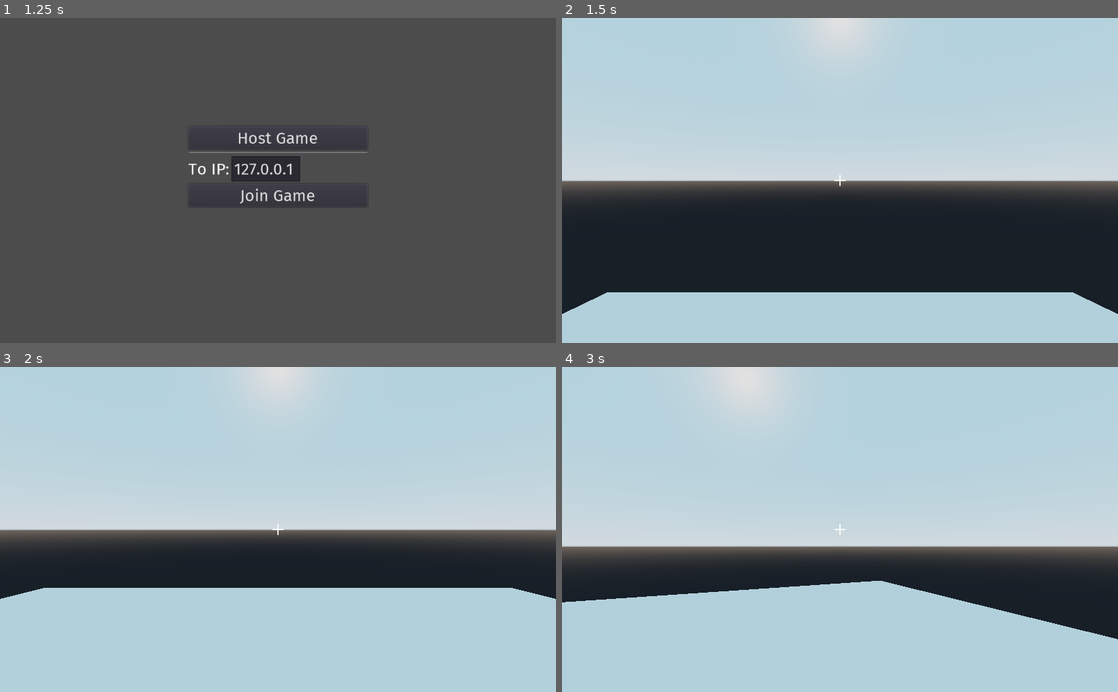
Above: before the commit, frames 1-4 (two rows, left to right).
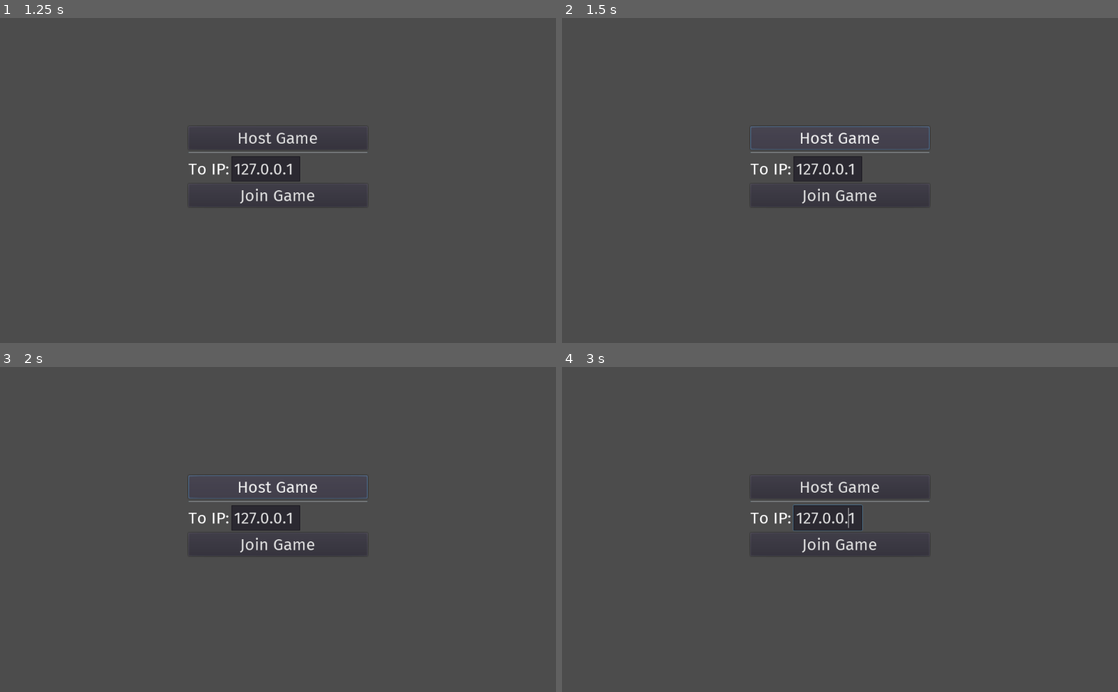
Above: after the commit, the same moments.

Repository: Norrox/Godot-Dead-Simple-Multiplayer-FPS
Game: Godot game, scene res://scenes/Lobby.tscn
The game is run twice, just before and just after one commit, with the same random seed, the same clock (stepped at 60 frames per second) and the same inputs.
Inputs (mouse positions are in pixels of both pictures, inside the frame that each line leads up to):
- Up to frame 1 (1.25 s): tap Enter (ui_accept) at 0.5, 0.77 s; move the mouse to (400, 164) at 0.52 s; hold D (right) from 0.53 s (still down); click (400, 164) at 0.6 s
- Up to frame 2 (1.5 s): release D (right) at 1.25 s; click "Host Game" at 1.25 s
- Up to frame 3 (2 s): no input
- Up to frame 4 (3 s): move the mouse to (728, 545) at 2.02 s; hold S (backward) 2.03-2.78 s; click (728, 545) at 2.1 s; move the mouse to (851, 523) at 2.77 s; hold W (forward) from 2.78 s (still down); click (851, 523) at 2.85 s

Frame 1 is identical in both runs. In frame 2, 96% of the frame differs, in the area x 0-100%, y 0-100%; in frame 3, 96%; in frame 4, 97%.
Error after the commit: Invalid call. Nonexistent function 'create_server' in base 'Nil'. (res://scripts/Lobby.gd:4)

Commit message:
tweak

Diff:
--- a/project.godot
+++ b/project.godot
@@ -21,8 +21,8 @@
 
 [autoload]
 
-NETWORK="*res://scripts/NETWORK.gd"
-DEBUG="*res://scripts/DEBUG.gd"
+NETWORK="*res://scripts/_NETWORK.gd"
+DEBUG="*res://scripts/_DEBUG.gd"
 
 [input]
 
--- a/scripts/NETWORK.gd
+++ b/scripts/NETWORK.gd
@@ -7,7 +7,7 @@
 var player_scene = "res://scenes/Player.tscn"
 var lobby_scene = "res://scenes/Lobby.tscn"
 
-var spawn_node = null
+var spawn_node = null # It will search for the spawn node after loading the game to add the player
 
 # Signals emitted by others connecting or already connected ====================
 # Those signals allow to spawn and despawn you on other players' game
